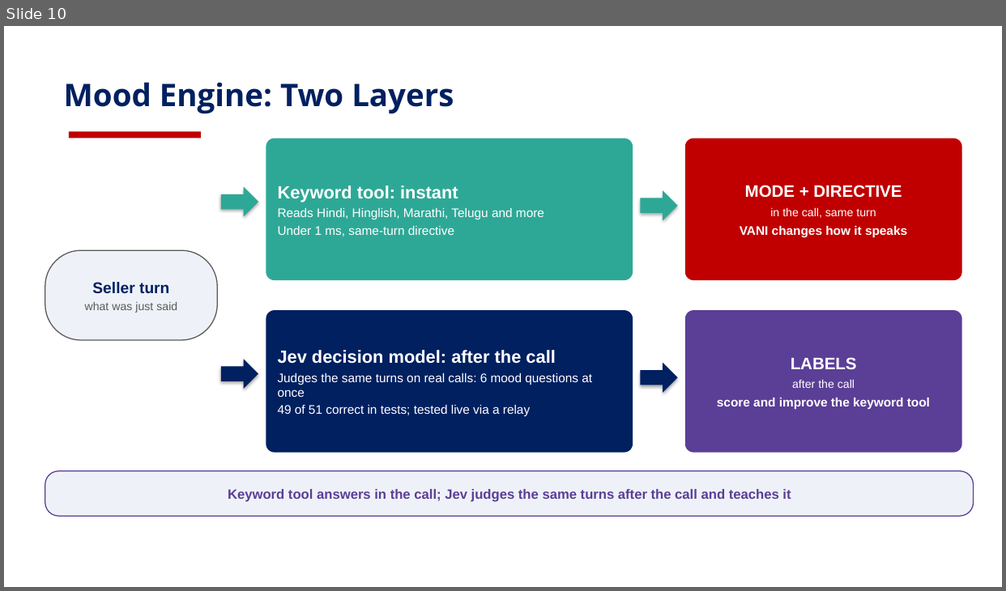
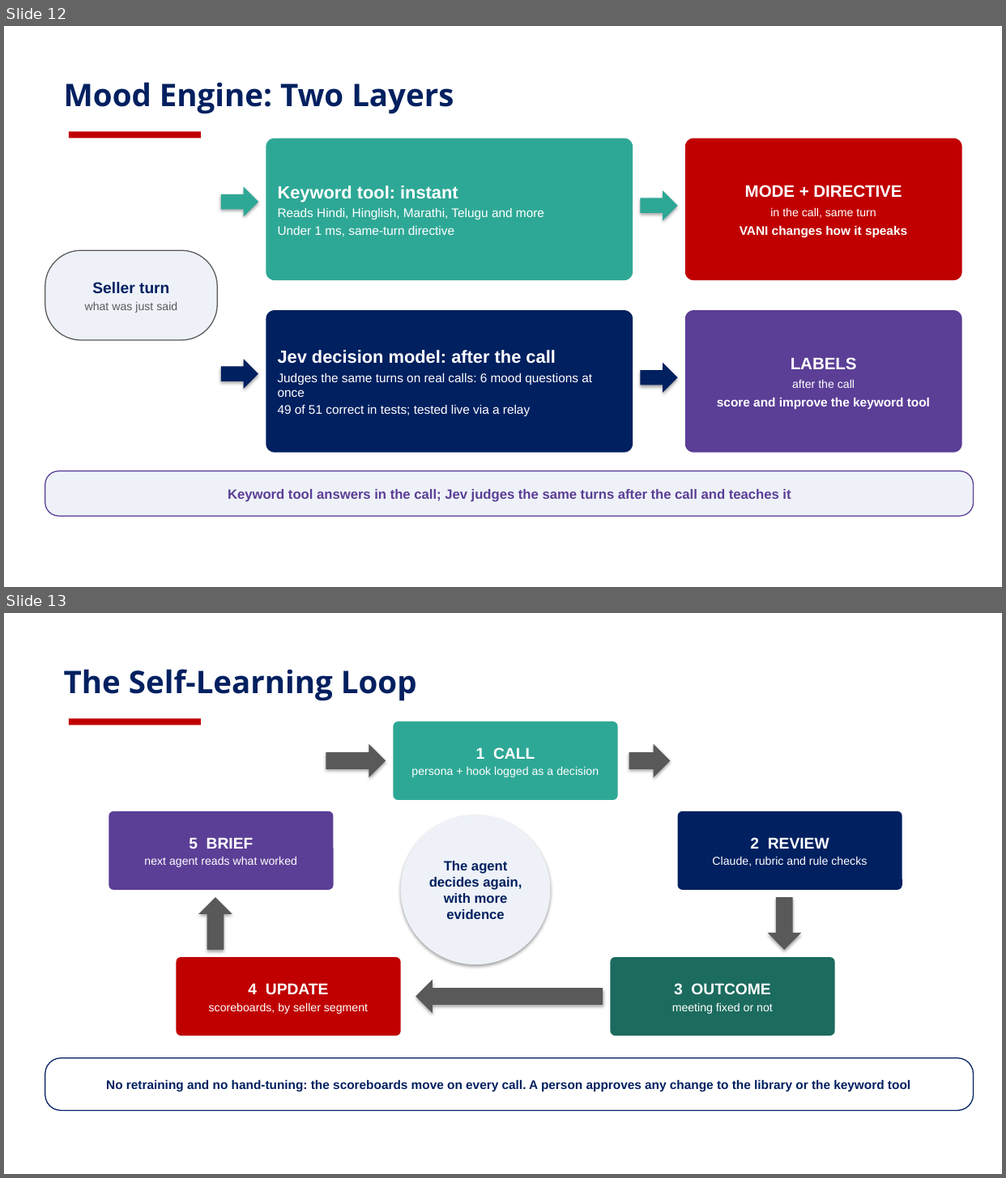
Before and after one commit to risu1139/vani-hackathon, a slide deck: outputs/plans/VANI_Persona_Design_Deck_v2_visual.pptx. Shown one above the other, each under a label of ours: slide 10 before the commit, slides 12 and 13 after it. The pictures are 1006x591 and 1006x1178 pixels, drawn with LibreOffice and Linux fonts; fonts in the diff are those of the drawing; background and template pictures are left out. Boxes give left, top, right and bottom in pixels: in the first picture for what was removed or moved away, otherwise in the second. Text is boxed around its words. In the diff, an @@ line names an element or a change of style, - is before the commit and + after.

```diff
--- a/outputs/plans/VANI_Persona_Design_Deck_v2_visual.pptx
+++ b/outputs/plans/VANI_Persona_Design_Deck_v2_visual.pptx
@@ slide 13 added at [4,613,1002,1174], background picture (left out); not listed: 1 template element that a slide beside it also shows @@
@@ title added at [64,669,417,701], 30 pt, text #002060, bold @@
+The Self-Learning Loop
@@ rounded rectangle added at [394,722,618,800], fill #2EA896, 11 pt, text #FFFFFF @@
+1 CALL
+persona + hook logged as a decision
@@ right arrow added at [326,744,386,777], fill #595959 @@
@@ right arrow added at [629,744,671,777], fill #595959 @@
@@ rounded rectangle added at [108,811,334,890], fill #5B3E96, 11 pt, text #FFFFFF @@
+5 BRIEF
+next agent reads what worked
@@ ellipse added at [401,815,551,965], fill #EEF2F8, 13 pt, text #002060, bold @@
+The agent decides again, with more evidence
@@ rounded rectangle added at [678,811,902,890], fill #002060, 11 pt, text #FFFFFF @@
+2 REVIEW
+Claude, rubric and rule checks
@@ up arrow added at [198,897,232,950], fill #595959 @@
@@ down arrow added at [768,897,801,950], fill #595959 @@
@@ rounded rectangle added at [177,957,401,1036], fill #C00000, 11 pt, text #FFFFFF @@
+4 UPDATE
+scoreboards, by seller segment
@@ rounded rectangle added at [611,957,835,1036], fill #1B6B5E, 11 pt, text #FFFFFF @@
+3 OUTCOME
+meeting fixed or not
@@ left arrow added at [415,980,603,1013], fill #595959 @@
@@ rounded rectangle added at [45,1059,974,1111], fill #FFFFFF, outline #002060 1 pt, 12 pt, text #002060, bold @@
+No retraining and no hand-tuning: the scoreboards move on every call. A person approves any change to the library or the keyword tool
@@ what was slide 10 is now slide 12 @@
```
Also in this commit, not shown: 1 slide changed, 3 other slides added, 1 slide removed, 1 other file.
